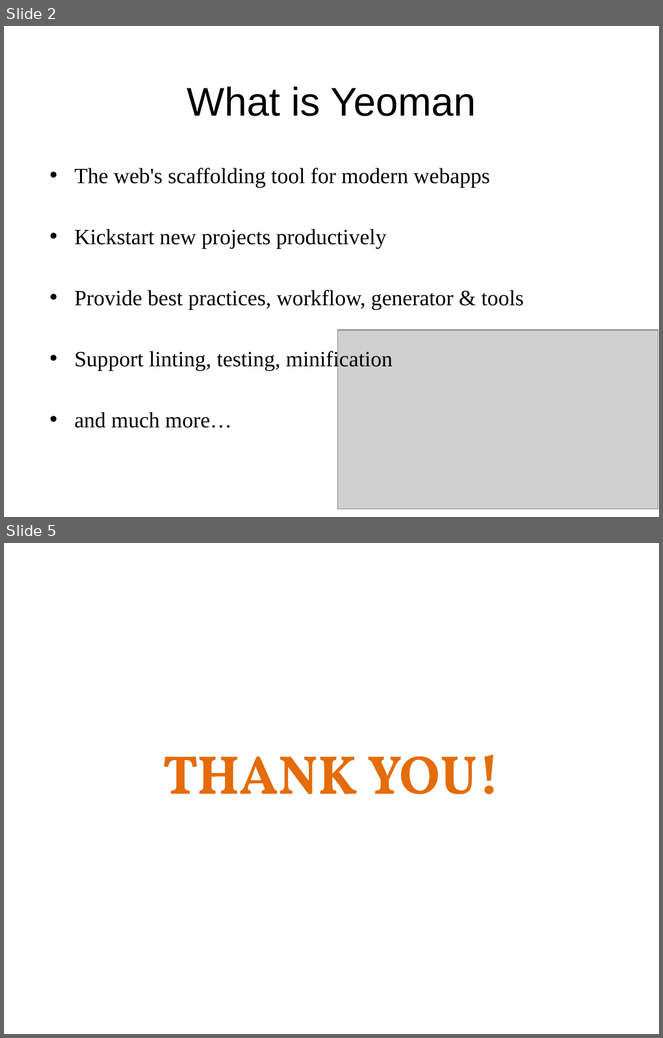
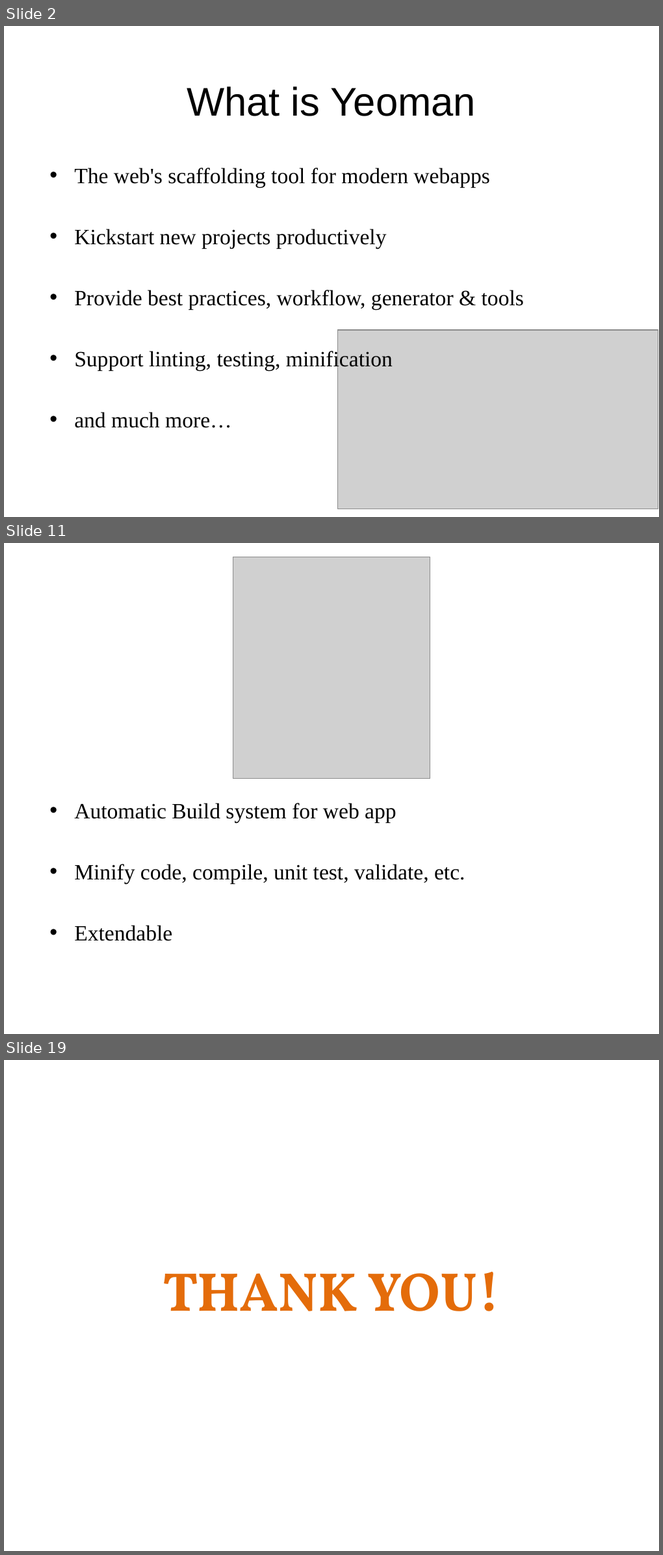
Before and after one commit to sonvq-qsoftvn/angularjs-training, a slide deck: QS_Training_AngularJS_Yeoman, Grunt, Gulp - SonVQ.pptx. Shown one above the other, each under a label of ours: slides 2 and 5 before the commit, slides 2, 11 and 19 after it; the slides between them are not shown. The pictures are 663x1038 and 663x1555 pixels, drawn with LibreOffice and Linux fonts; fonts in the diff are those of the drawing; grey boxes stand for pictures; background and template pictures are left out. Boxes give left, top, right and bottom in pixels: in the first picture for what was removed or moved away, otherwise in the second. Text is boxed around its words. In the diff, an @@ line names an element or a change of style, - is before the commit and + after.

```diff
--- a/QS_Training_AngularJS_Yeoman, Grunt, Gulp - SonVQ.pptx
+++ b/QS_Training_AngularJS_Yeoman, Grunt, Gulp - SonVQ.pptx
@@ slide 11 added at [4, 543, 659, 1034], background picture (left out) @@
@@ picture added at [233, 557, 430, 779] @@
@@ text added at [74, 803, 465, 941], 24 pt, text #000000 @@
+• Automatic Build system for web app
+• Minify code, compile, unit test, validate, etc.
+• Extendable
@@ what was slide 5 is now slide 19 @@
```
Also in this commit, not shown: 2 slides changed, 14 other slides added, 1 slide removed, 4 other files.
